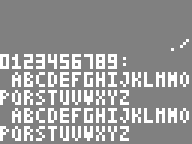
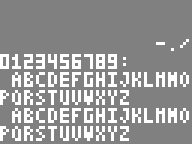
The second 192×144 image is a revision of the first. Changes to its layers:
renamed "all" to "font.png", painted on it over [156, 42, 165, 45]
